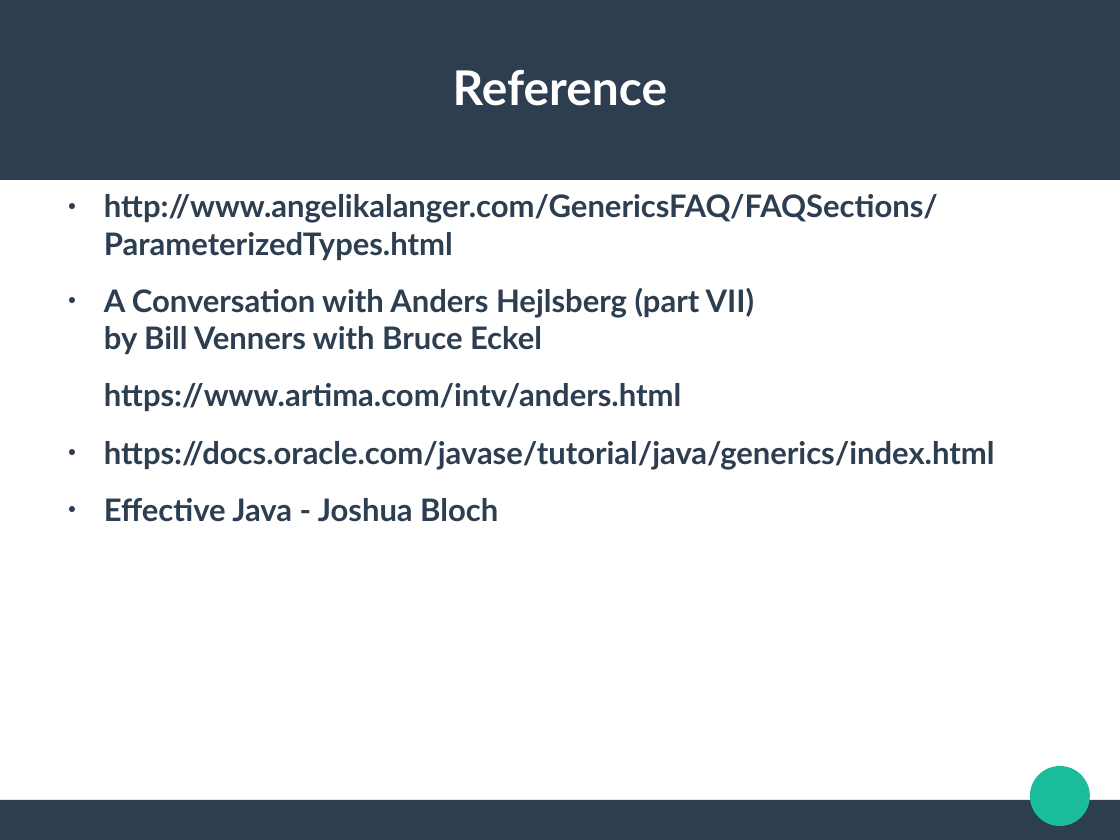
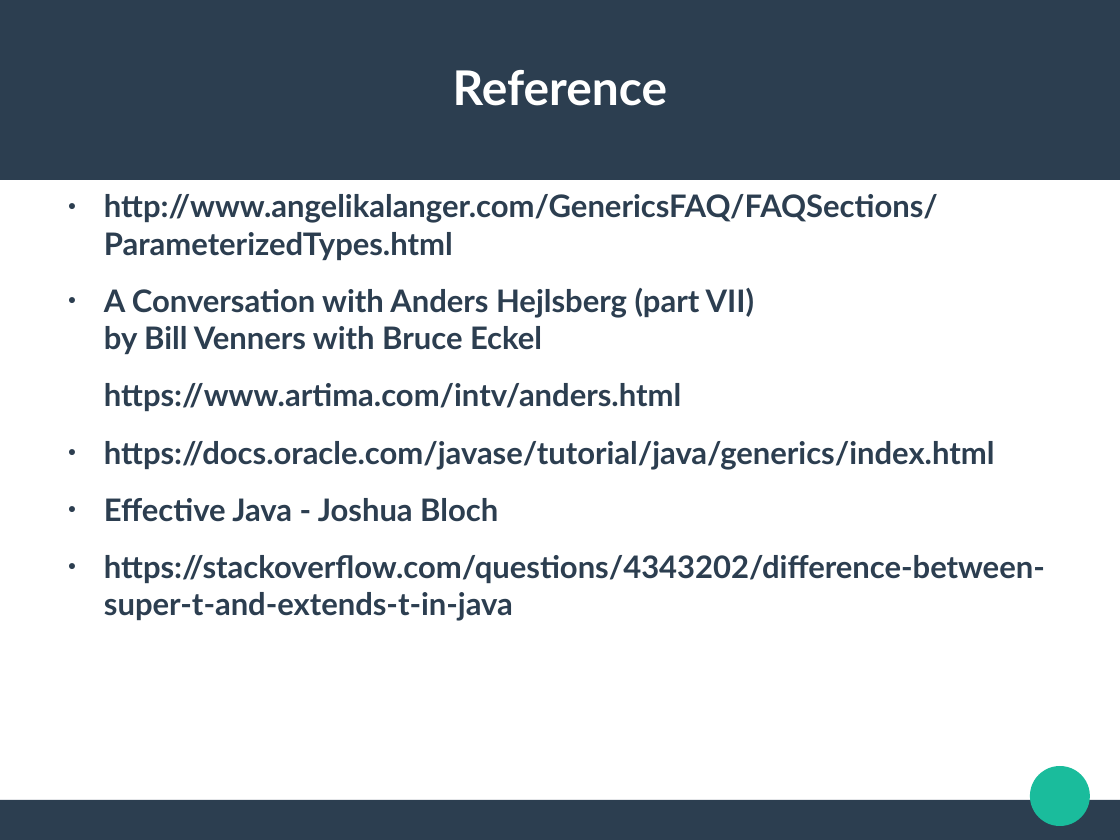
Before and after one commit to jldelarbre/lectureNotes, a slide deck: slide 31 of Slides/specialIssues/si1/ParameterizedTypes.odp (slide 26 before the commit). Drawn at 1120x840 pixels with LibreOffice and Linux fonts; fonts in the diff are those of the drawing. Boxes give left, top, right and bottom in pixels: in the first picture for what was removed or moved away, otherwise in the second. Text is boxed around its words. In the diff, an @@ line names an element or a change of style, - is before the commit and + after.

```diff
--- a/Slides/specialIssues/si1/ParameterizedTypes.odp
+++ b/Slides/specialIssues/si1/ParameterizedTypes.odp
@@ text at (104,555,1045,621): paragraph added @@
+● https://stackoverflow.com/questions/4343202/difference-between-super-t-and-extends-t-in-java
```
Also in this commit, not shown: 9 other slides changed, 5 slides added, 8 other files.
